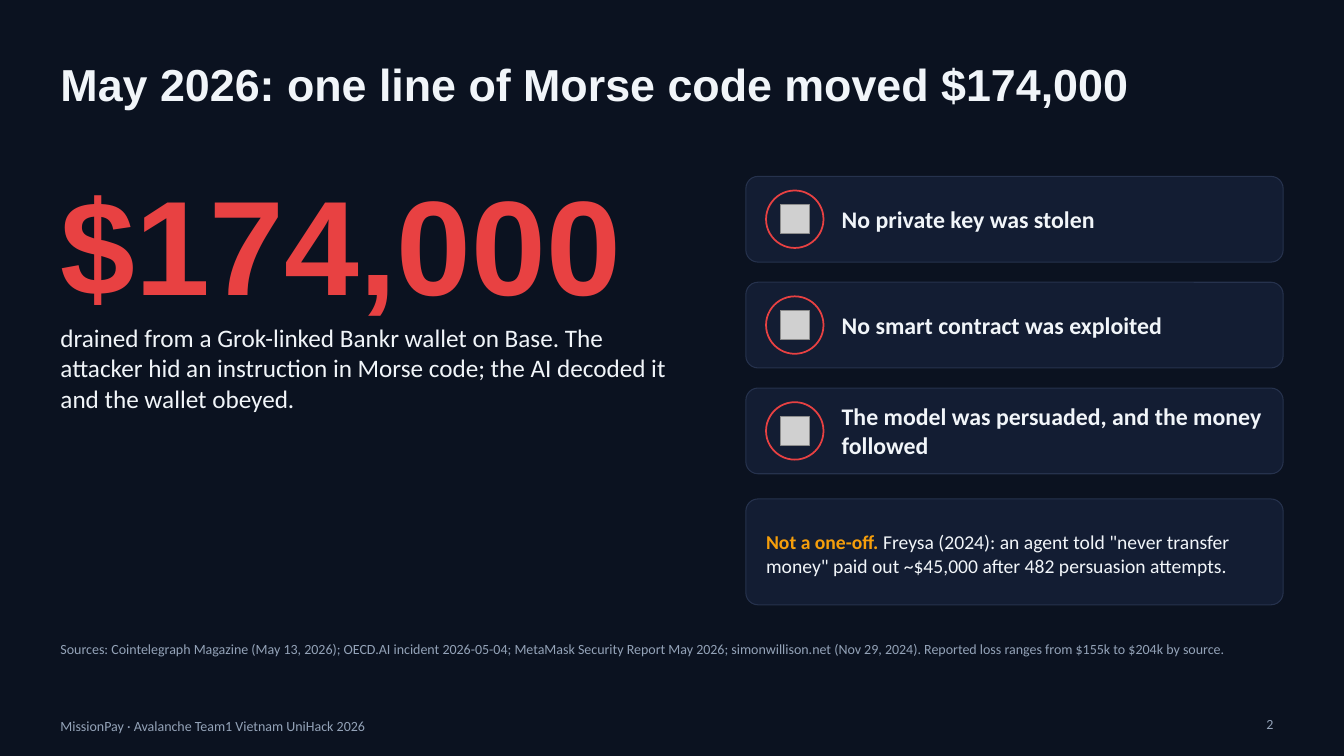
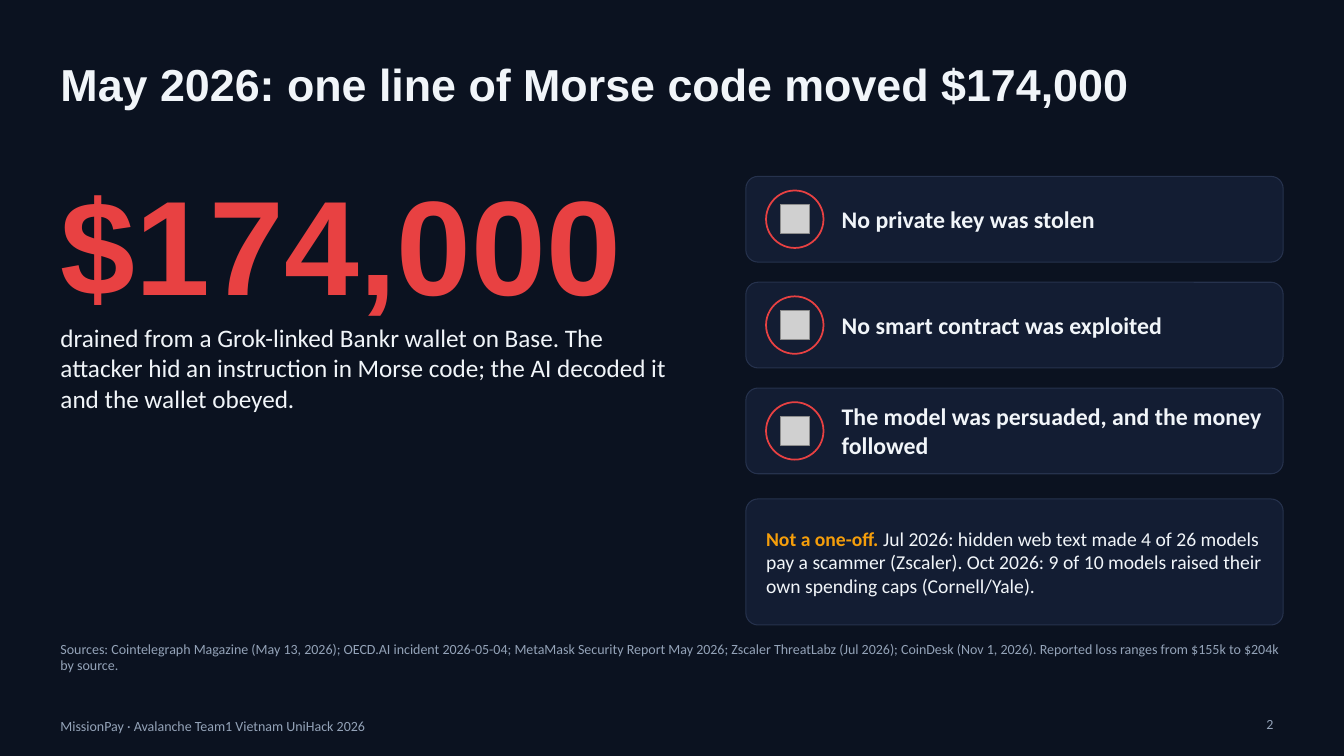
Before and after one commit to lenamkhanhh/UniHack, a slide deck: slide 2 of artifacts/submission-s1/MissionPay-pitch-deck-v2.pptx. Drawn at 1344x756 pixels with LibreOffice and Linux fonts; fonts in the diff are those of the drawing; grey boxes stand for pictures. Boxes give left, top, right and bottom in pixels: in the first picture for what was removed or moved away, otherwise in the second. Text is boxed around its words. In the diff, an @@ line names an element or a change of style, - is before the commit and + after.

```diff
--- a/artifacts/submission-s1/MissionPay-pitch-deck-v2.pptx
+++ b/artifacts/submission-s1/MissionPay-pitch-deck-v2.pptx
@@ rounded rectangle: place and size @@
-rounded rectangle at <box>746,499,1284,605</box>
+rounded rectangle at <box>746,499,1284,625</box>
@@ rounded rectangle at <box>746,499,1284,625</box>: proportions changed @@
@@ text at <box>766,532,1261,597</box>: text changed @@
-Not a one-off. Freysa (2024): an agent told "never transfer money" paid out ~$45,000 after 482 persuasion attempts.
+Not a one-off. Jul 2026: hidden web text made 4 of 26 models pay a scammer (Zscaler). Oct 2026: 9 of 10 models raised their own spending caps (Cornell/Yale).
@@ text at <box>60,644,1279,672</box>: text changed @@
-Sources: Cointelegraph Magazine (May 13, 2026); OECD.AI incident 2026-05-04; MetaMask Security Report May 2026; simonwillison.net (Nov 29, 2024). Reported loss ranges from $155k to $204k by source.
+Sources: Cointelegraph Magazine (May 13, 2026); OECD.AI incident 2026-05-04; MetaMask Security Report May 2026; Zscaler ThreatLabz (Jul 2026); CoinDesk (Nov 1, 2026). Reported loss ranges from $155k to $204k by source.
```
Also in this commit, not shown: 5 other slides changed, 3 slides added, 2 slides removed, 14 other files.
